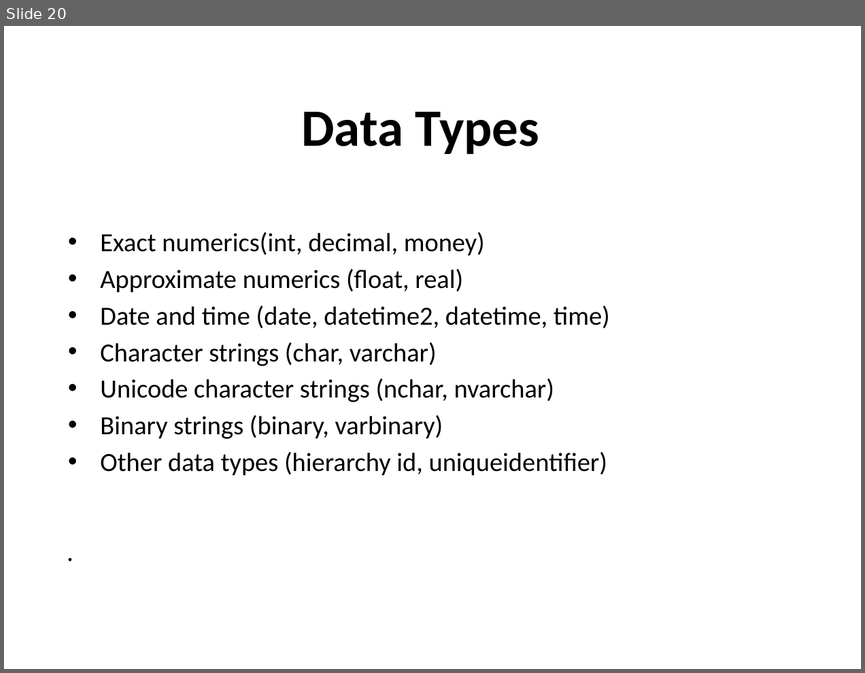
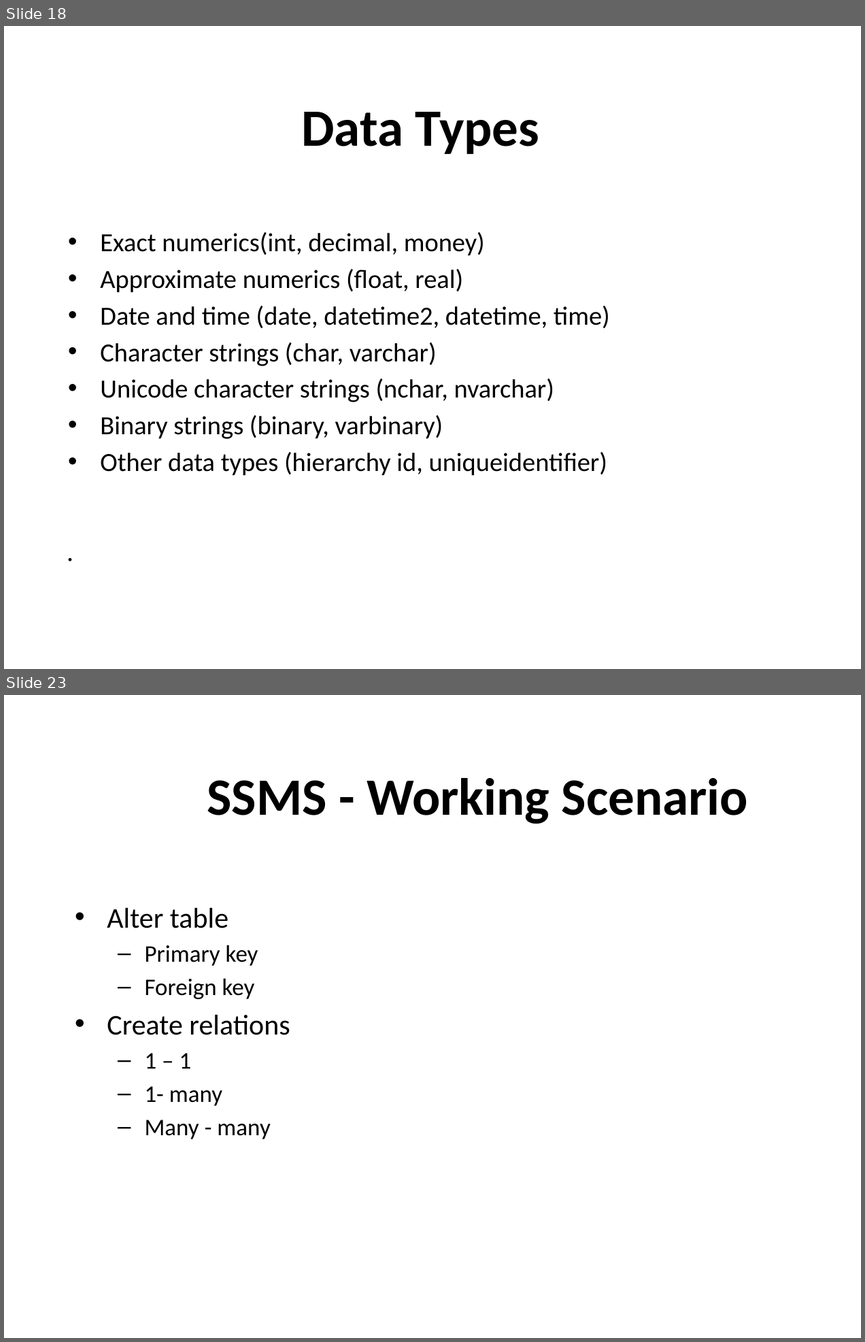
Before and after one commit to Flu10/Zero2Hero2016, a slide deck: presentation/SQL Z2H 2016.pptx. Shown one above the other, each under a label of ours: slide 20 before the commit, slides 18 and 23 after it; the slides between them are not shown. The pictures are 865x673 and 865x1342 pixels, drawn with LibreOffice and Linux fonts; fonts in the diff are those of the drawing; background and template pictures are left out. Boxes give left, top, right and bottom in pixels: in the first picture for what was removed or moved away, otherwise in the second. Text is boxed around its words. In the diff, an @@ line names an element or a change of style, - is before the commit and + after.

```diff
--- a/presentation/SQL Z2H 2016.pptx
+++ b/presentation/SQL Z2H 2016.pptx
@@ slide 23 added at [4,695,861,1338], background picture (left out) @@
@@ title added at [207,778,748,824], 44 pt, text #000000, bold @@
+SSMS - Working Scenario
@@ text added at [107,907,290,1139], 20 pt, text #000000 @@
+• Alter table
+  – Primary key
+  – Foreign key
+• Create relations
+  – 1 – 1
+  – 1- many
+  – Many - many
@@ what was slide 20 is now slide 18 @@
```
Also in this commit, not shown: 5 slides changed, 4 other slides added, 3 slides removed.
